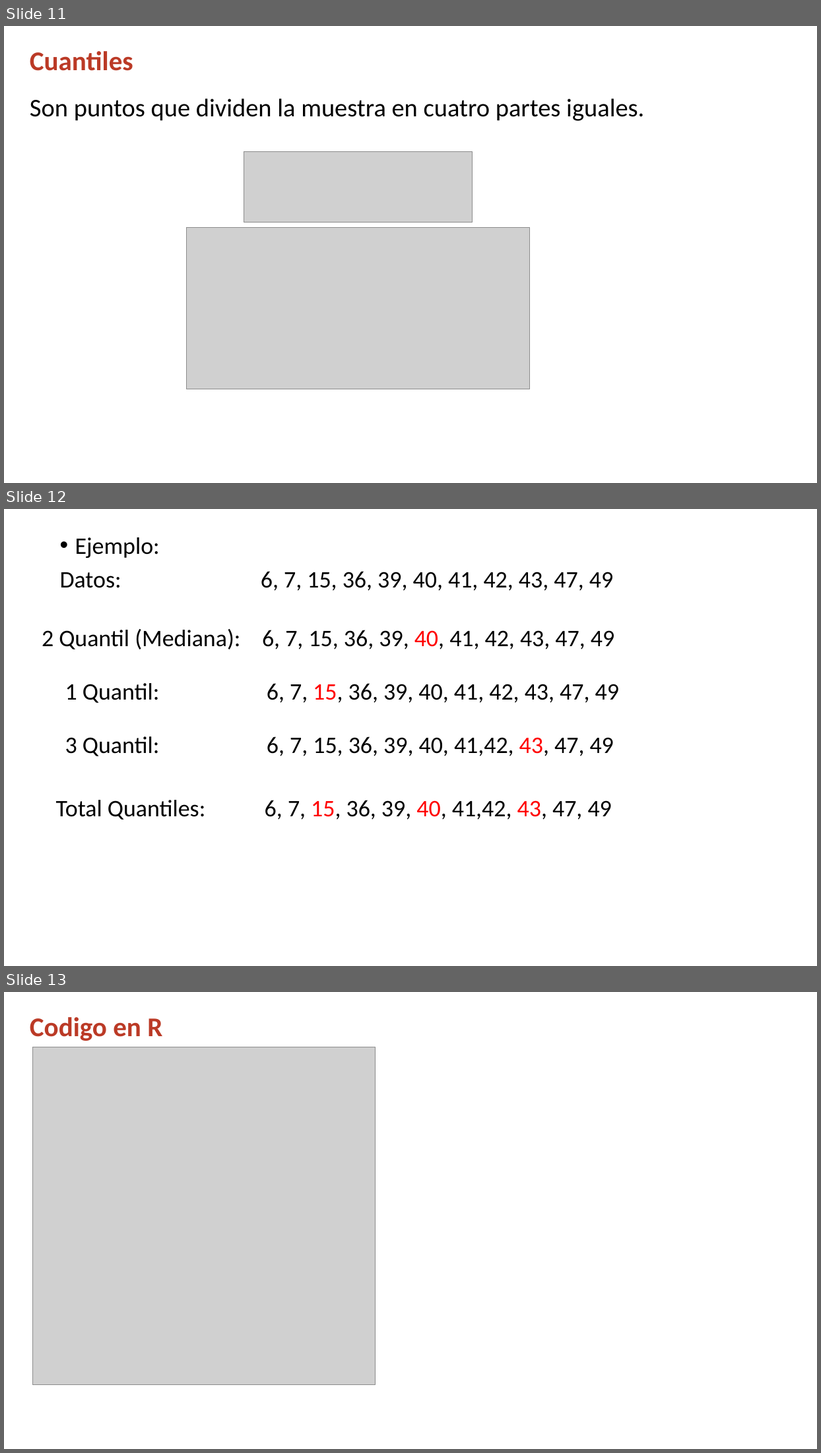
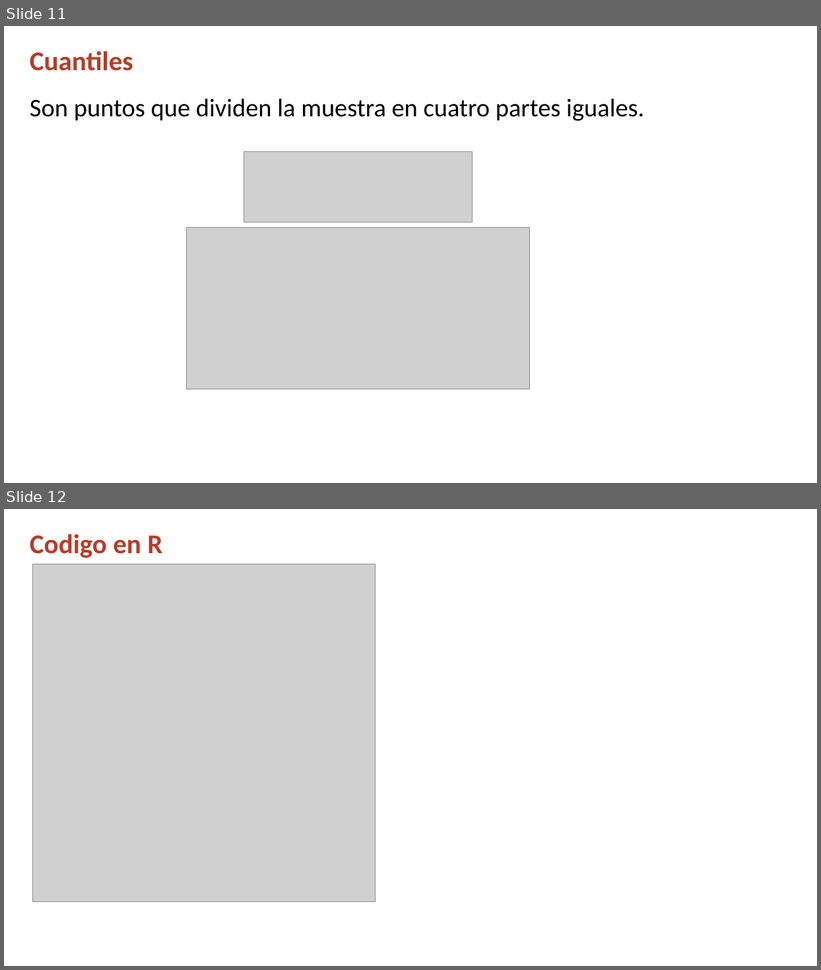
Before and after one commit to j-river1/taller_honduras, a slide deck: DIA_1/Medidas_descriptivas.pptx. Shown one above the other, each under a label of ours: slides 11, 12 and 13 before the commit, slides 11 and 12 after it. The pictures are 821x1453 and 821x970 pixels, drawn with LibreOffice and Linux fonts; fonts in the diff are those of the drawing; grey boxes stand for pictures; background and template pictures are left out. Boxes give left, top, right and bottom in pixels: in the first picture for what was removed or moved away, otherwise in the second. Text is boxed around its words. In the diff, an @@ line names an element or a change of style, - is before the commit and + after.

```diff
--- a/DIA_1/Medidas_descriptivas.pptx
+++ b/DIA_1/Medidas_descriptivas.pptx
@@ slide 12 removed at (x1=4, y1=509, x2=817, y2=966), background #FFFFFF @@
@@ text removed at (x1=60, y1=537, x2=613, y2=591) @@
-• Ejemplo:
-Datos: 6, 7, 15, 36, 39, 40, 41, 42, 43, 47, 49
@@ text removed at (x1=42, y1=629, x2=614, y2=650) @@
-2 Quantil (Mediana): 6, 7, 15, 36, 39, 40, 41, 42, 43, 47, 49
@@ text removed at (x1=65, y1=683, x2=619, y2=703) @@
-1 Quantil: 6, 7, 15, 36, 39, 40, 41, 42, 43, 47, 49
@@ text removed at (x1=65, y1=737, x2=614, y2=757) @@
-3 Quantil: 6, 7, 15, 36, 39, 40, 41,42, 43, 47, 49
@@ text removed at (x1=56, y1=800, x2=612, y2=820) @@
-Total Quantiles: 6, 7, 15, 36, 39, 40, 41,42, 43, 47, 49
@@ what was slide 13 is now slide 12 @@
```
